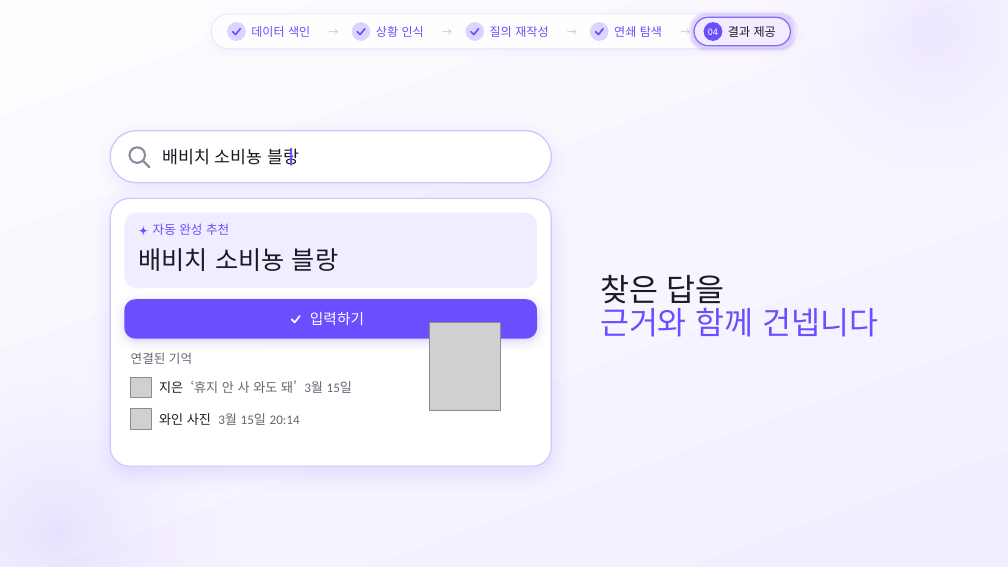
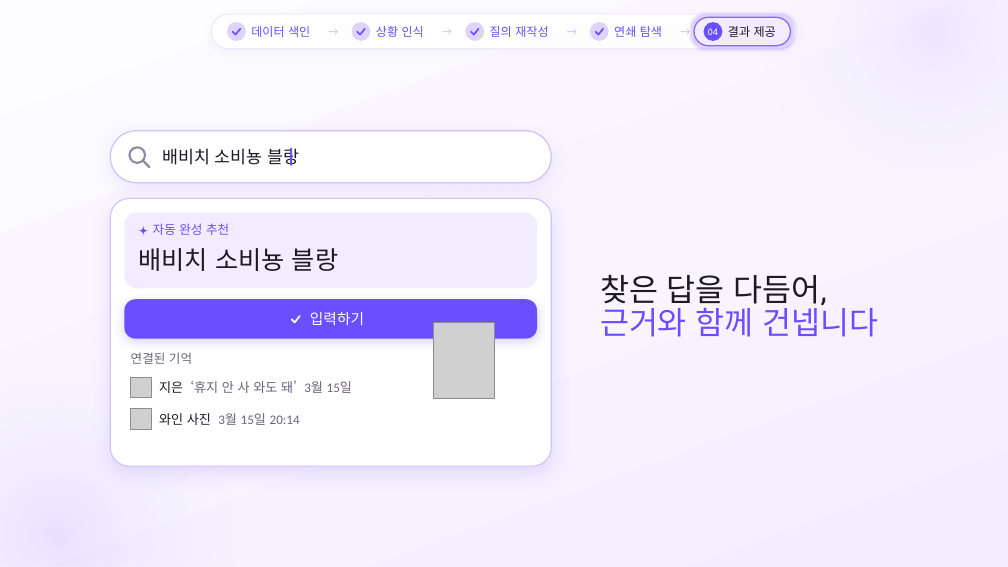
Before and after one commit to SB-Jo/t3, a slide deck: slide 17 of weave/결선준비/09_HowItWorks/HowItWorks_Argon_claude.pptx. Drawn at 1008x567 pixels with LibreOffice and Linux fonts; fonts in the diff are those of the drawing; grey boxes stand for pictures. Boxes give left, top, right and bottom in pixels: in the first picture for what was removed or moved away, otherwise in the second. Text is boxed around its words. In the diff, an @@ line names an element or a change of style, - is before the commit and + after.

```diff
--- a/weave/결선준비/09_HowItWorks/HowItWorks_Argon_claude.pptx
+++ b/weave/결선준비/09_HowItWorks/HowItWorks_Argon_claude.pptx
@@ text at [600,275,827,310]: text changed @@
-찾은 답을
+찾은 답을 다듬어,
@@ picture: place and size @@
-picture at [430,322,501,411]
+picture at [433,323,495,399]
```
Also in this commit, not shown: 13 other slides changed, 25 other files.
